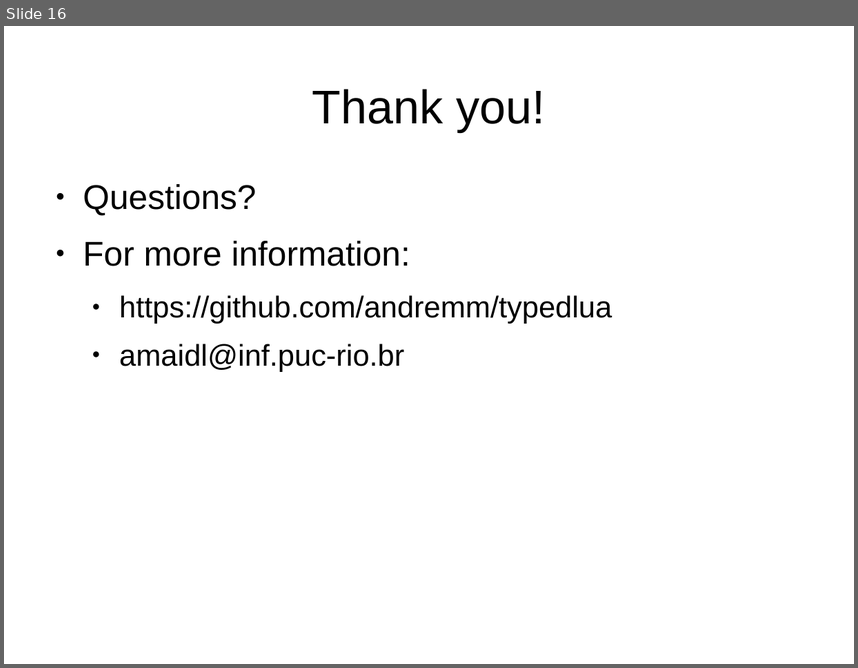
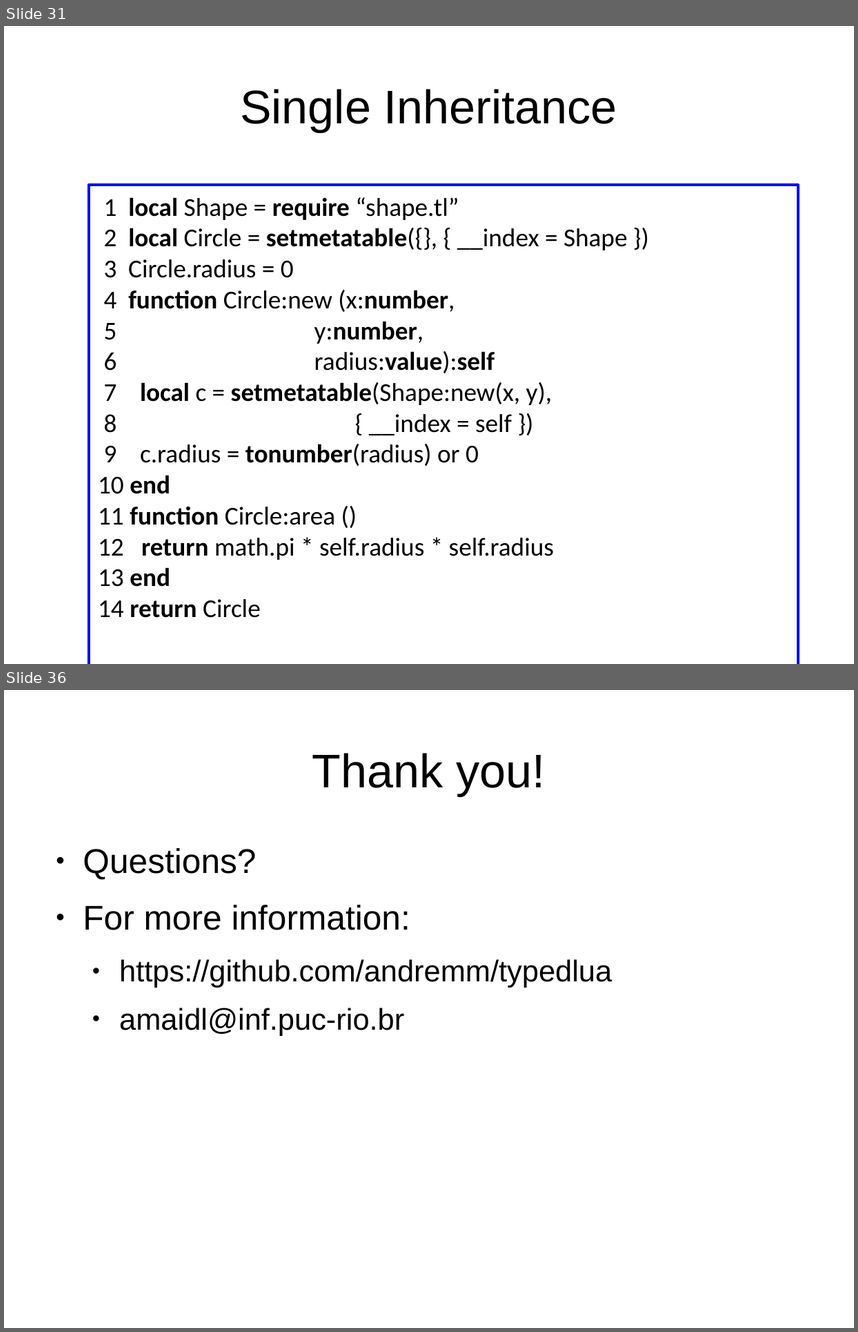
Before and after one commit to andremm/typedlua, a slide deck: doc/slides/dyla2014.odp. Shown one above the other, each under a label of ours: slide 16 before the commit, slides 31 and 36 after it; the slides between them are not shown. The pictures are 858x668 and 858x1332 pixels, drawn with LibreOffice and Linux fonts; fonts in the diff are those of the drawing. Boxes give left, top, right and bottom in pixels: in the first picture for what was removed or moved away, otherwise in the second. Text is boxed around its words. In the diff, an @@ line names an element or a change of style, - is before the commit and + after.

```diff
--- a/doc/slides/dyla2014.odp
+++ b/doc/slides/dyla2014.odp
@@ slide 31 added at (4, 26, 854, 664), background #FFFFFF @@
@@ title added at (240, 89, 617, 132), 44 pt, text #000000 @@
+Single Inheritance
@@ rectangle added at (89, 185, 799, 664), outline #0000FF 2.89 pt, 24 pt, text #000000 @@
+1 local Shape = require “shape.tl”
+2 local Circle = setmetatable({}, { __index = Shape })
+3 Circle.radius = 0
+4 function Circle:new (x:number,
+5 y:number,
+6 radius:value):self
+7 local c = setmetatable(Shape:new(x, y),
+8 { __index = self })
+9 c.radius = tonumber(radius) or 0
+10 end
+11 function Circle:area ()
+12 return math.pi * self.radius * self.radius
+13 end
+14 return Circle
@@ what was slide 16 is now slide 36 @@
```
Also in this commit, not shown: 19 other slides added.
